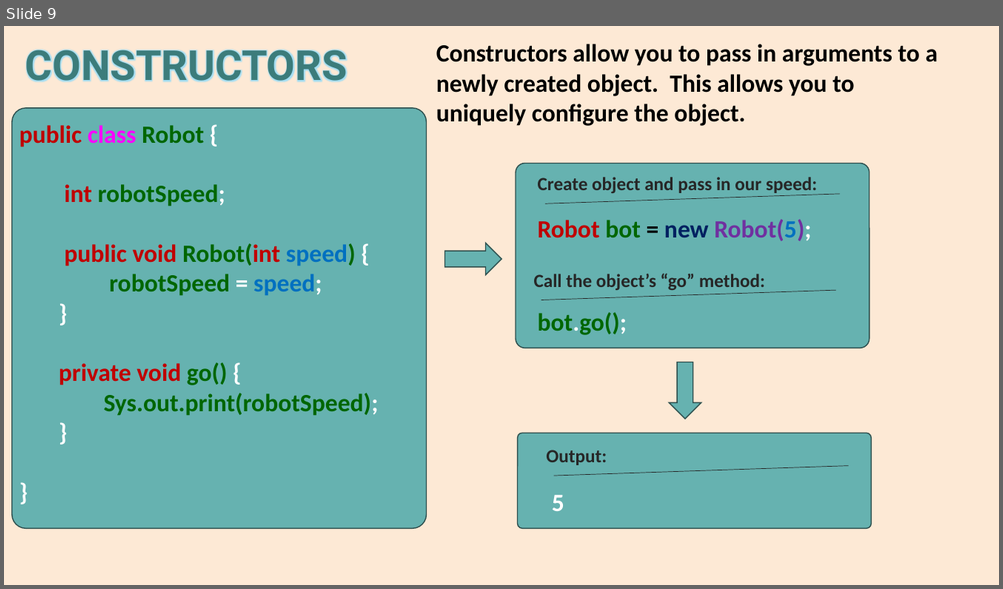
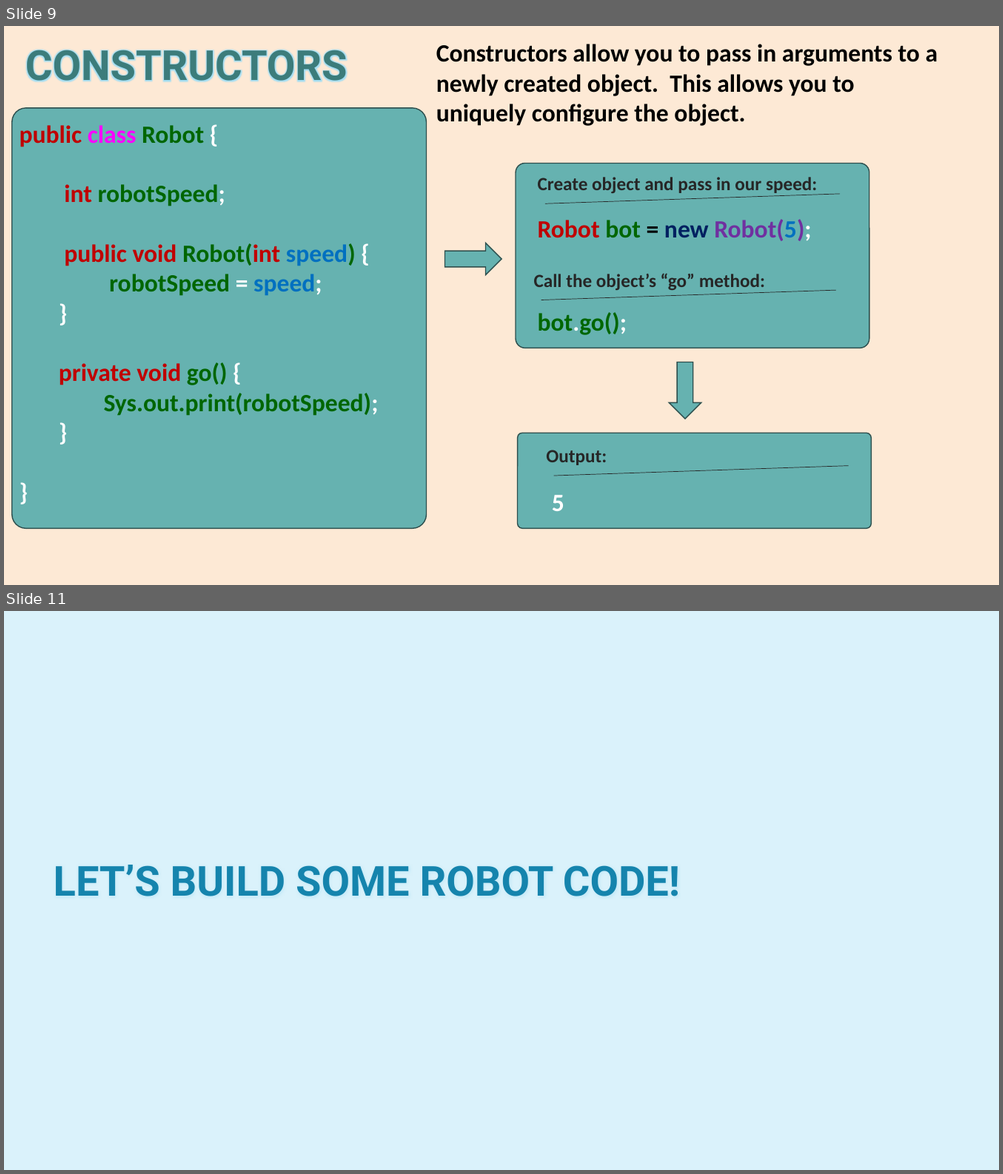
Before and after one commit to AlmightyHairball/RobotJavaClass2024, a slide deck: Presentation/Part-2.pptx. Shown one above the other, each under a label of ours: slide 9 before the commit, slides 9 and 11 after it; the slides between them are not shown. The pictures are 1003x589 and 1003x1174 pixels, drawn with LibreOffice and Linux fonts; fonts in the diff are those of the drawing; background and template pictures are left out. Boxes give left, top, right and bottom in pixels: in the first picture for what was removed or moved away, otherwise in the second. Text is boxed around its words. In the diff, an @@ line names an element or a change of style, - is before the commit and + after.

```diff
--- a/Presentation/Part-2.pptx
+++ b/Presentation/Part-2.pptx
@@ slide 11 added at box(4, 611, 999, 1170), background #DAF2FB @@
@@ title added at box(54, 865, 680, 897), 40 pt, text #1584AD, bold @@
+LET’S BUILD SOME ROBOT CODE!
```
Also in this commit, not shown: 1 slide changed, 1 other slide added, 13 slides removed, 1 other file.
